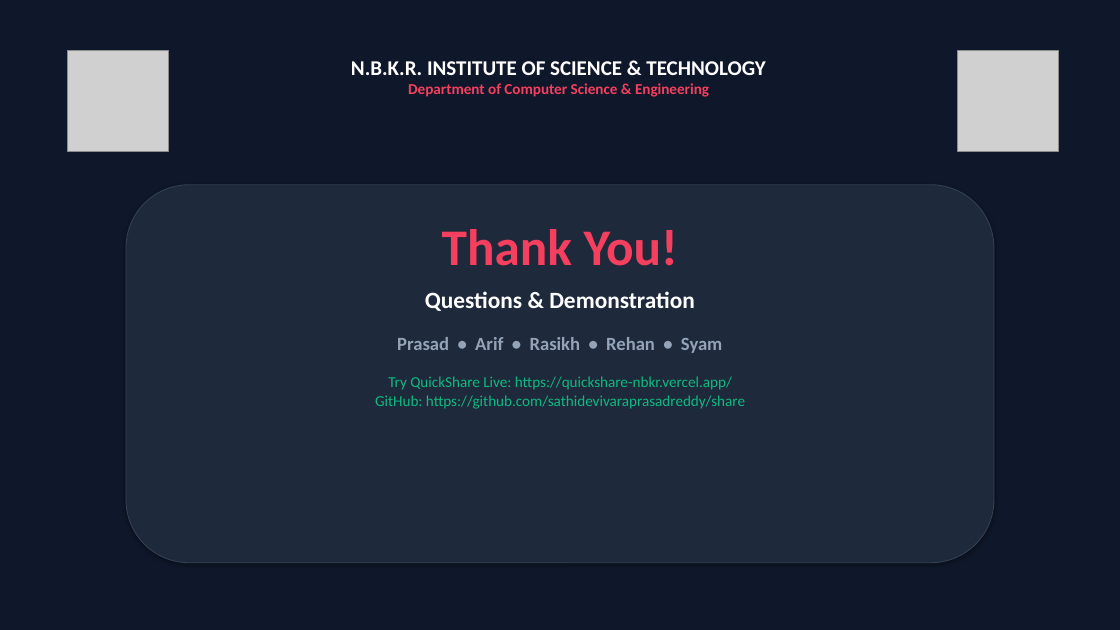
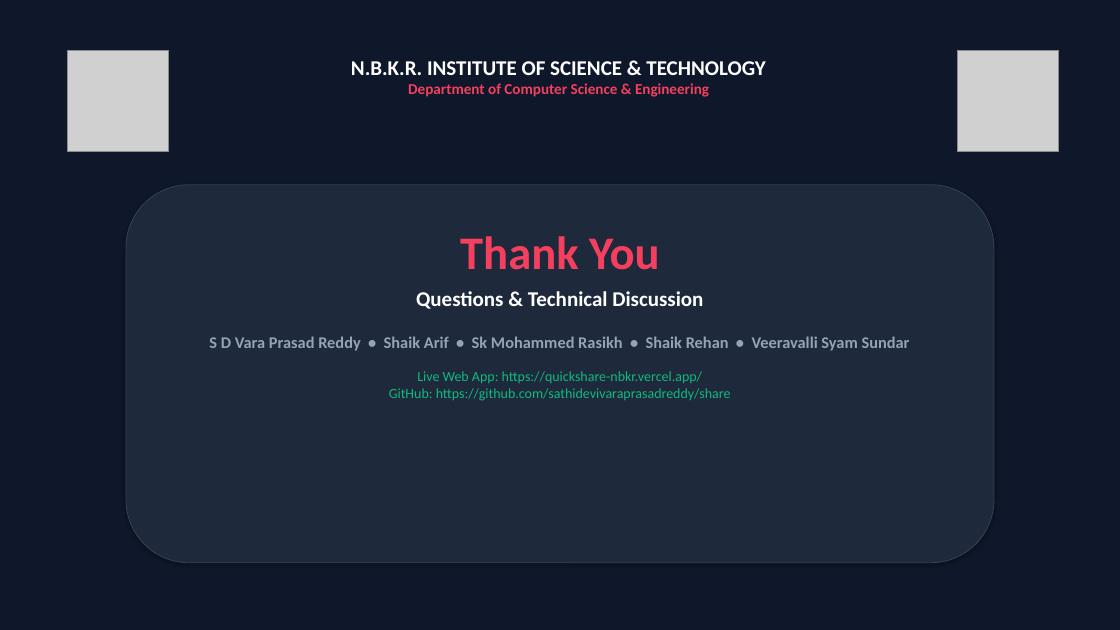
Before and after one commit to sathidevivaraprasadreddy/share, a slide deck: slide 17 of QuickShare_Presentation.pptx (slide 13 before the commit). Drawn at 1120x630 pixels with LibreOffice and Linux fonts; fonts in the diff are those of the drawing; grey boxes stand for pictures. Boxes give left, top, right and bottom in pixels: in the first picture for what was removed or moved away, otherwise in the second. Text is boxed around its words. In the diff, an @@ line names an element or a change of style, - is before the commit and + after.

```diff
--- a/QuickShare_Presentation.pptx
+++ b/QuickShare_Presentation.pptx
@@ text at [209,236,910,401]: text changed; size 13 to 12 pt; bold on @@
-Thank You!
-Questions & Demonstration
-Prasad • Arif • Rasikh • Rehan • Syam
-Try QuickShare Live: https://quickshare-nbkr.vercel.app/
-GitHub: https://github.com/sathidevivaraprasadreddy/share
+Thank You
+Questions & Technical Discussion
+S D Vara Prasad Reddy • Shaik Arif • Sk Mohammed Rasikh • Shaik Rehan • Veeravalli Syam Sundar
+Live Web App: https://quickshare-nbkr.vercel.app/
+GitHub: https://github.com/sathidevivaraprasadreddy/share
```
Also in this commit, not shown: 3 other slides changed, 13 slides added, 9 slides removed, 2 other files.
